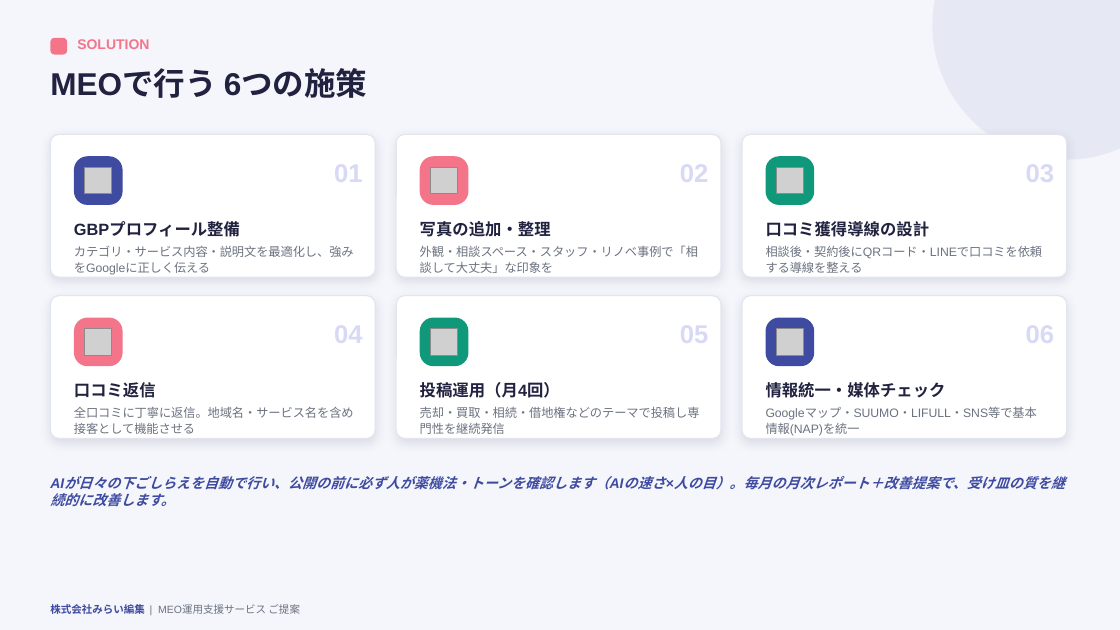
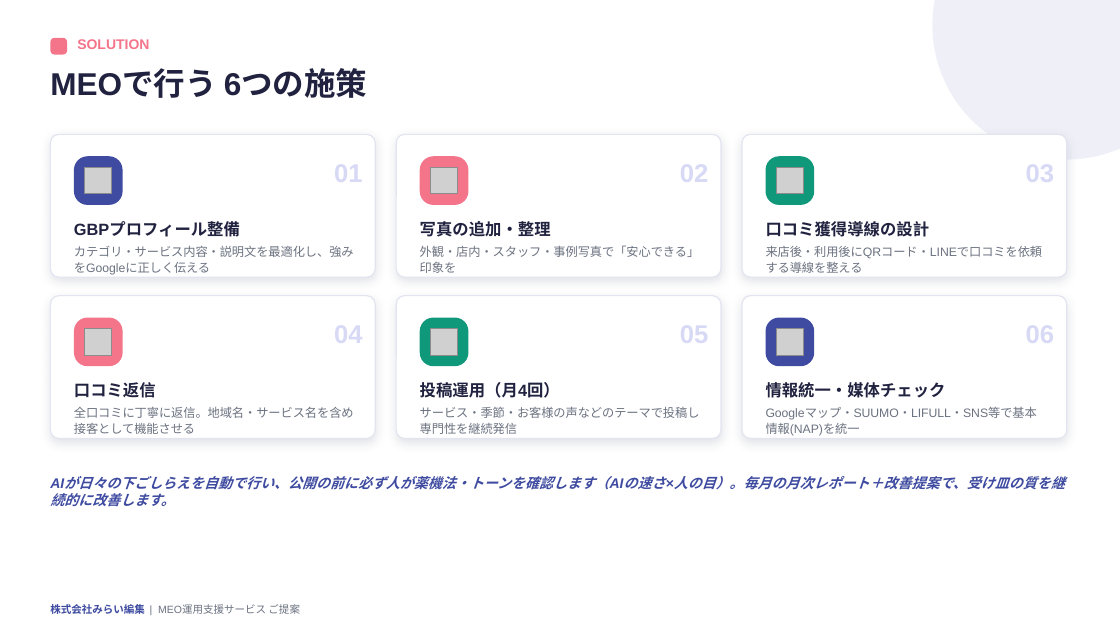
Before and after one commit to kkawano5-ui/website-redesign-machine-, a slide deck: slide 5 of proposal-generator/template/proposal_template.pptx. Drawn at 1120x630 pixels with LibreOffice and Linux fonts; fonts in the diff are those of the drawing; grey boxes stand for pictures. Boxes give left, top, right and bottom in pixels: in the first picture for what was removed or moved away, otherwise in the second. Text is boxed around its words. In the diff, an @@ line names an element or a change of style, - is before the commit and + after.

```diff
--- a/proposal-generator/template/proposal_template.pptx
+++ b/proposal-generator/template/proposal_template.pptx
@@ background #F5F6FB to #FFFFFF @@
@@ text at (420, 245, 700, 273): text changed @@
-外観・相談スペース・スタッフ・リノベ事例で「相談して大丈夫」な印象を
+外観・店内・スタッフ・事例写真で「安心できる」印象を
@@ text at (766, 246, 1043, 259): text changed @@
-相談後・契約後にQRコード・LINEで口コミを依頼する導線を整える
+来店後・利用後にQRコード・LINEで口コミを依頼する導線を整える
@@ text at (420, 406, 700, 434): text changed @@
-売却・買取・相続・借地権などのテーマで投稿し専門性を継続発信
+サービス・季節・お客様の声などのテーマで投稿し専門性を継続発信
```
Also in this commit, not shown: 11 other slides changed.
